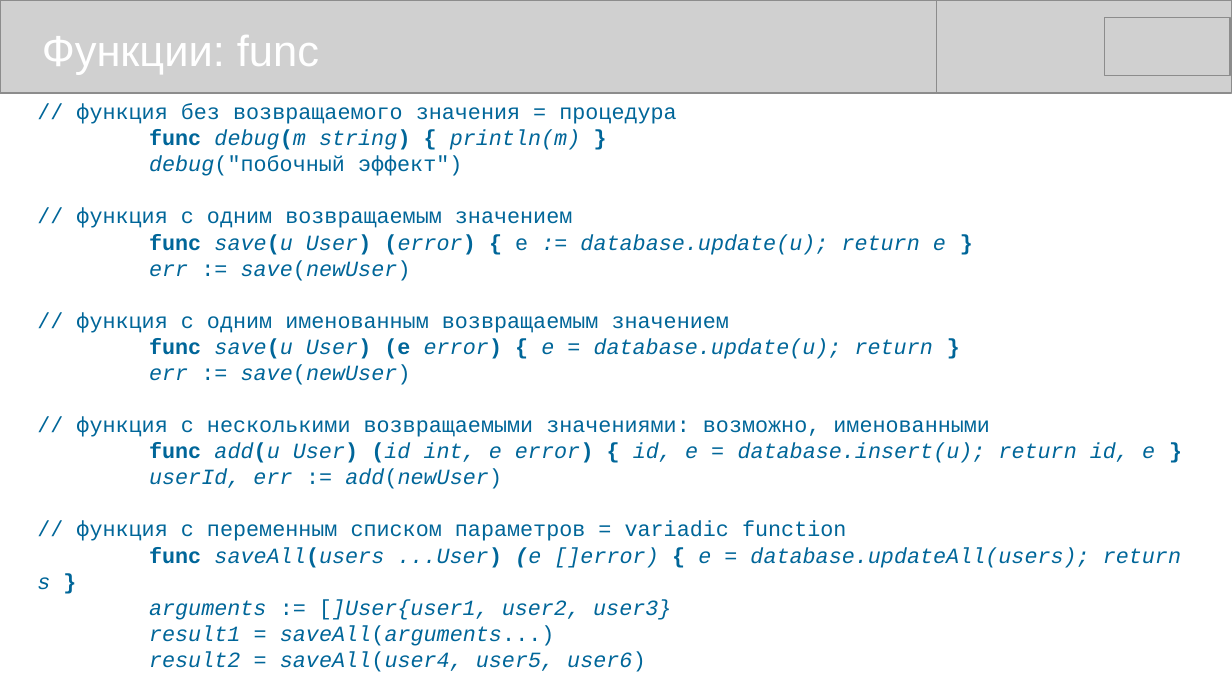
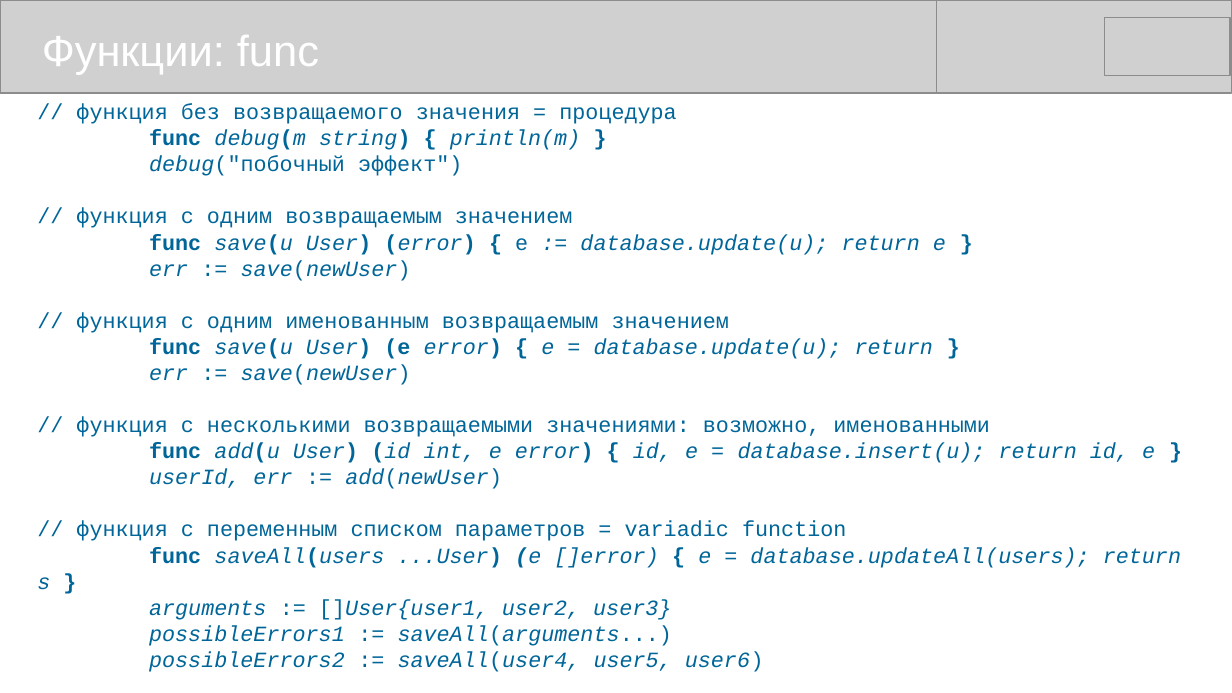
Before and after one commit to mike-shock/Go_language, a slide deck: slide 21 of Go_Preview.odp. Drawn at 1232x693 pixels with LibreOffice and Linux fonts; fonts in the diff are those of the drawing; grey boxes stand for pictures. Boxes give left, top, right and bottom in pixels: in the first picture for what was removed or moved away, otherwise in the second. Text is boxed around its words. In the diff, an @@ line names an element or a change of style, - is before the commit and + after.

```diff
--- a/Go_Preview.odp
+++ b/Go_Preview.odp
@@ text at [149,599,671,620]: italic off in "[]User{user1," @@
@@ text at [149,625,764,672]: text changed @@
-result1 = saveAll(arguments...)
-result2 = saveAll(user4, user5, user6)
+possibleErrors1 := saveAll(arguments...)
+possibleErrors2 := saveAll(user4, user5, user6)
```
Also in this commit, not shown: 1 other slide changed.
